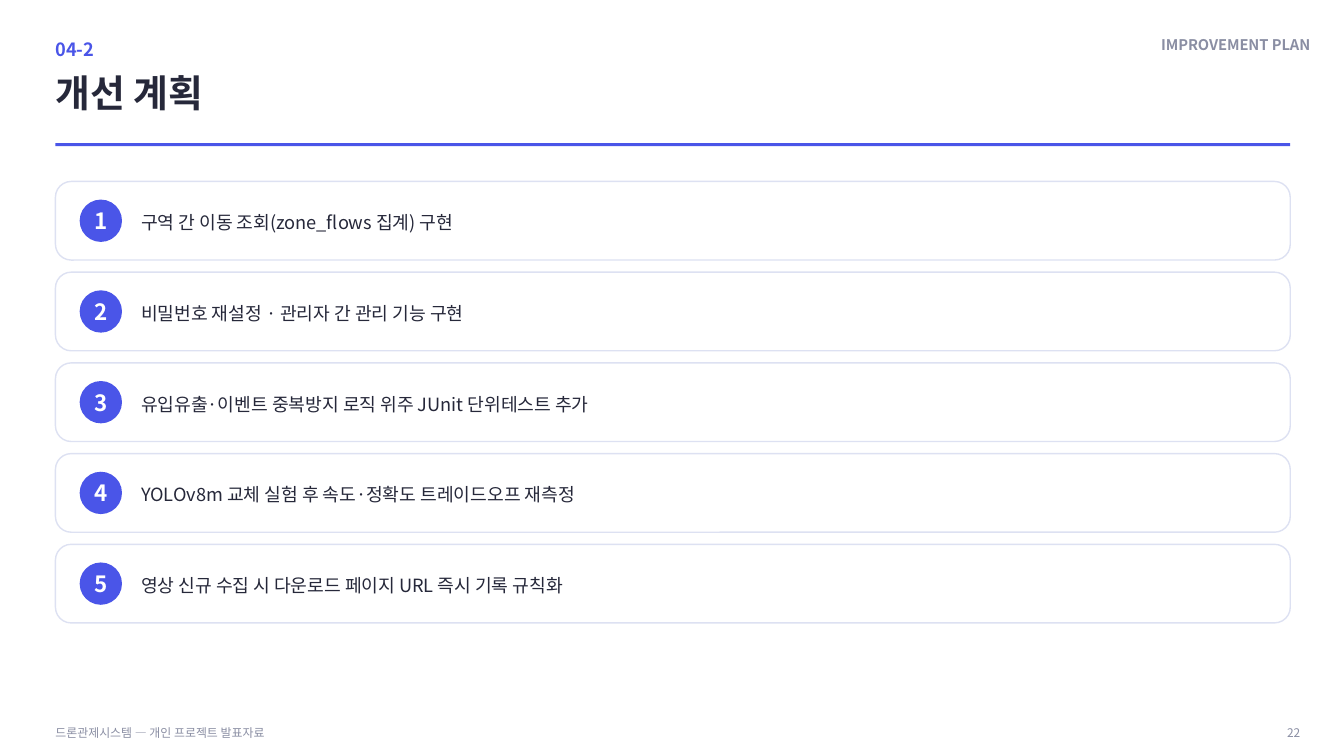
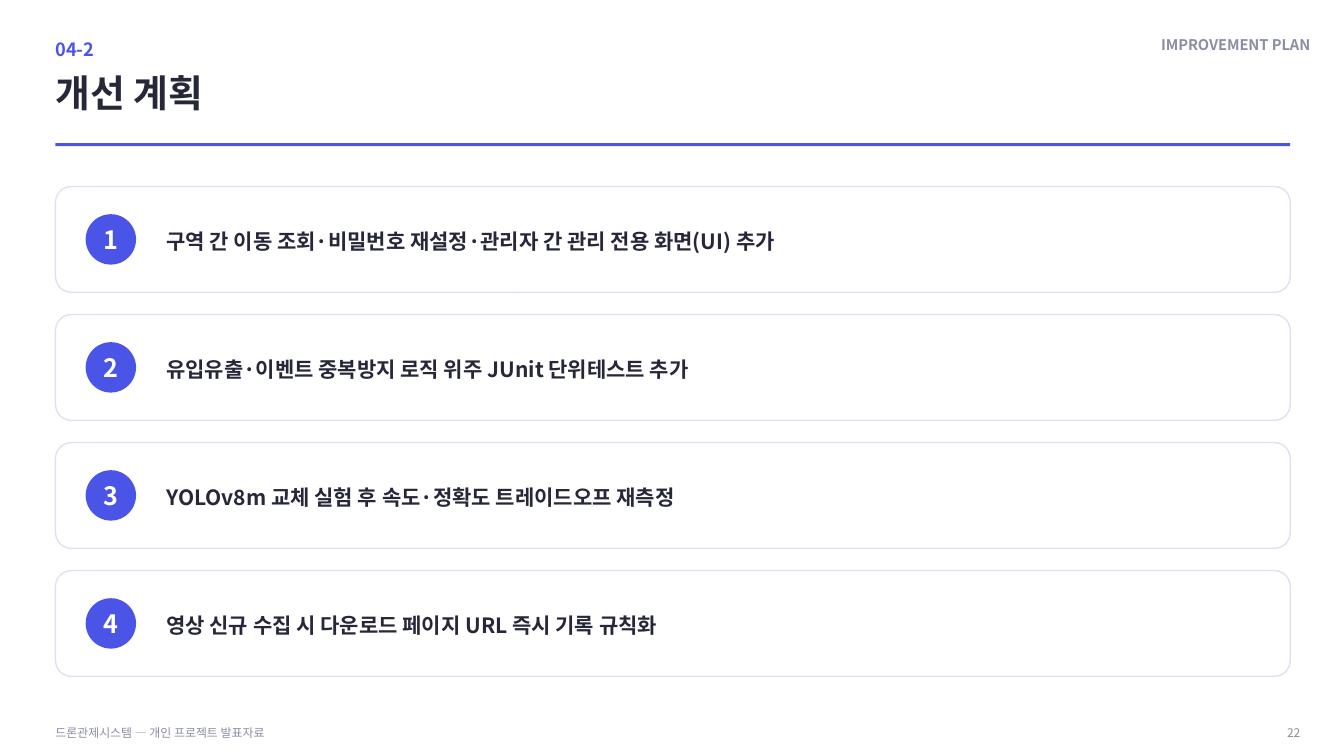
Before and after one commit to rlaeoaud7018/DroneControllSystemApp, a slide deck: slide 22 of docs/deliverables/발표자료.pptx. Drawn at 1344x756 pixels with LibreOffice and Linux fonts; fonts in the diff are those of the drawing; background and template pictures are left out. Boxes give left, top, right and bottom in pixels: in the first picture for what was removed or moved away, otherwise in the second. Text is boxed around its words. In the diff, an @@ line names an element or a change of style, - is before the commit and + after.

```diff
--- a/docs/deliverables/발표자료.pptx
+++ b/docs/deliverables/발표자료.pptx
@@ rounded rectangle: place and size @@
-rounded rectangle at (55,181,1291,260)
+rounded rectangle at (55,187,1291,292)
@@ ellipse "1": place and size @@
-ellipse "1" at (80,200,122,242)
+ellipse "1" at (86,214,136,264)
@@ text removed at (141,214,453,233) @@
-구역 간 이동 조회(zone_flows 집계) 구현
@@ text at (166,231,775,253): text changed; size 13 to 15 pt; bold on @@
-비밀번호 재설정 · 관리자 간 관리 기능 구현
+구역 간 이동 조회·비밀번호 재설정·관리자 간 관리 전용 화면(UI) 추가
@@ rounded rectangle removed at (55,272,1291,351) @@
@@ rounded rectangle: place and size @@
-rounded rectangle at (55,363,1291,442)
+rounded rectangle at (55,315,1291,420)
@@ text "유입유출·이벤트 중복방지 로직 위주 JUnit ...": place and size @@
-text "유입유출·이벤트 중복방지 로직 위주 JUnit ..." at (141,396,588,413)
+text "유입유출·이벤트 중복방지 로직 위주 JUnit ..." at (166,359,689,379)
@@ ellipse "2": place and size @@
-ellipse "2" at (80,290,122,333)
+ellipse "2" at (86,343,136,393)
@@ rounded rectangle: place and size @@
-rounded rectangle at (55,454,1291,532)
+rounded rectangle at (55,443,1291,548)
@@ text "YOLOv8m 교체 실험 후 속도·정확도 ...": place and size @@
-text "YOLOv8m 교체 실험 후 속도·정확도 ..." at (141,485,575,503)
+text "YOLOv8m 교체 실험 후 속도·정확도 ..." at (166,487,674,507)
@@ ellipse "3": place and size @@
-ellipse "3" at (80,381,122,423)
+ellipse "3" at (86,471,136,521)
@@ ellipse removed at (80,563,122,605) @@
-5
@@ proportions changed in 4 elements at (55,443,1291,548), (55,187,1291,292), (55,315,1291,420), (55,571,1291,677) @@
@@ rounded rectangle: place and size @@
-rounded rectangle at (55,544,1291,623)
+rounded rectangle at (55,571,1291,677)
@@ size 16 to 18 pt in 4 elements at (86,214,136,264), (86,343,136,393), (86,471,136,521), (86,598,136,648) @@
@@ ellipse "4": place and size @@
-ellipse "4" at (80,472,122,514)
+ellipse "4" at (86,598,136,648)
@@ size 13 to 15 pt, bold on in 3 elements at (166,487,674,507), (166,359,689,379), (166,615,657,635) @@
@@ text "영상 신규 수집 시 다운로드 ...": place and size @@
-text "영상 신규 수집 시 다운로드 ..." at (141,577,563,594)
+text "영상 신규 수집 시 다운로드 ..." at (166,615,657,635)
```
Also in this commit, not shown: 4 other slides changed, 3 other files.
